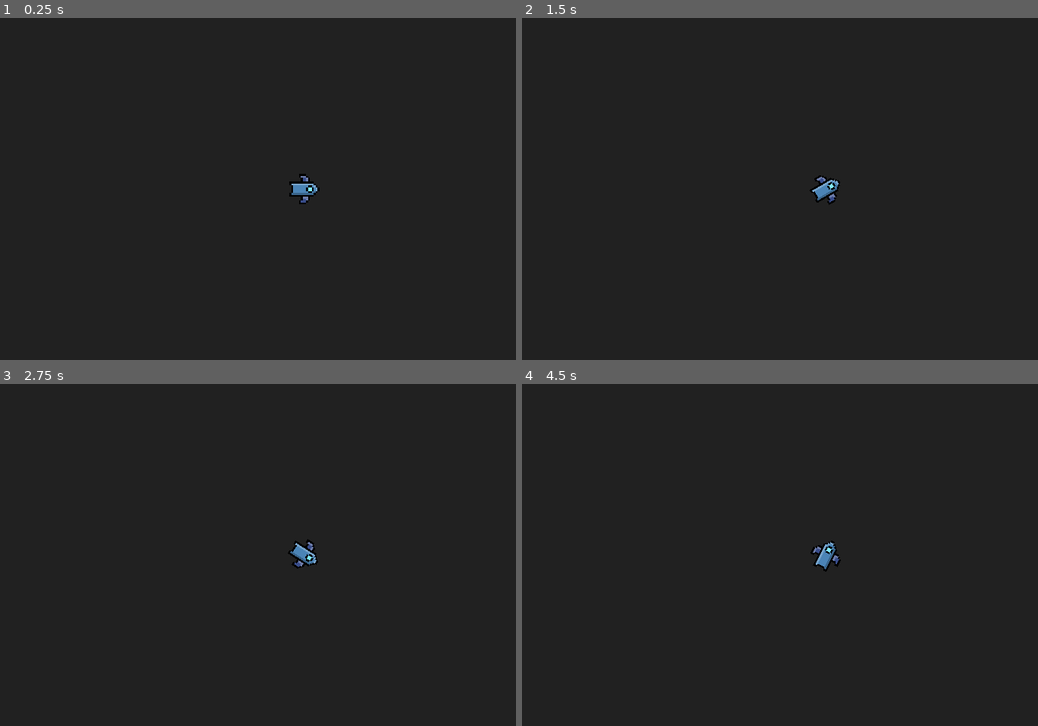
Above: before the commit, frames 1-4 (two rows, left to right).
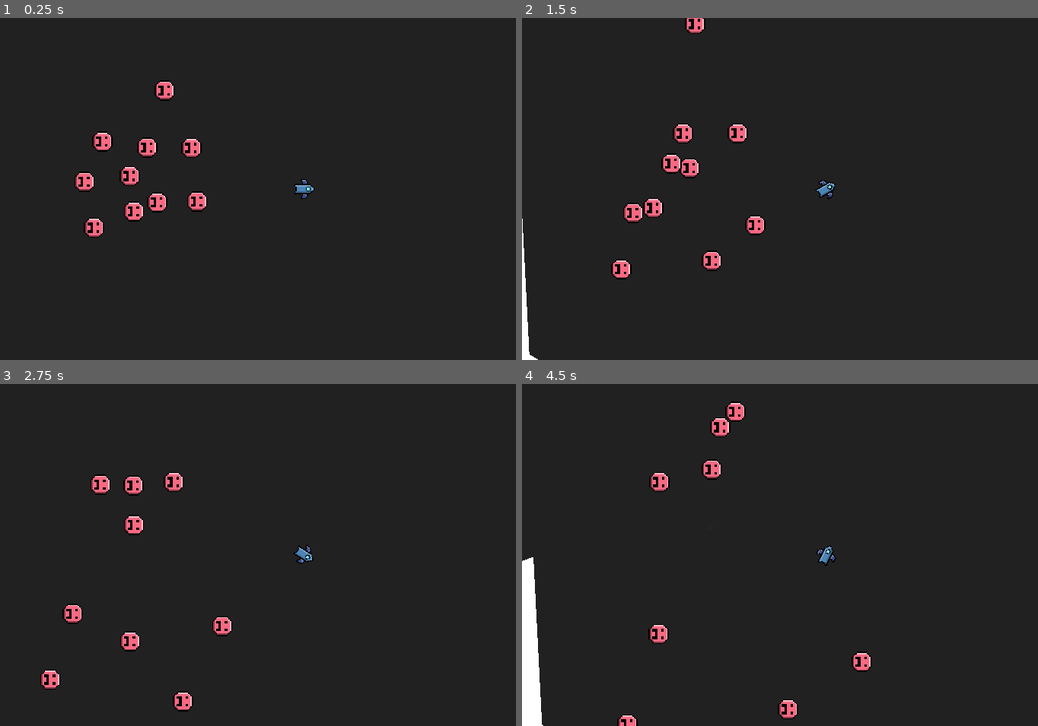
Above: after the commit, the same moments.

Repository: veprogames/top-down-incremental
Game: Godot game, scene res://level/level.tscn
Two runs of this game, one before a commit and one after it. Both use one fixed random seed, a clock stepped at 60 frames per second and the inputs below.
Inputs (mouse positions are in pixels of both pictures, inside the frame that each line leads up to):
- Up to frame 1 (0.25 s): no input
- Up to frame 2 (1.5 s): move the mouse to (857, 189) at 0.52 s; move the mouse to (795, 189) at 1.27 s
- Up to frame 3 (2.75 s): move the mouse to (319, 548) at 2.02 s
- Up to frame 4 (4.5 s): move the mouse to (821, 561) at 2.77 s; move the mouse to (872, 558) at 3.52 s; move the mouse to (780, 551) at 4.27 s

The runs differ from the first frame. In frame 1, 2.2% of the frame differs, in the area x 14-62%, y 18-65%; in frame 2, 2.5%; in frame 3, 2.0%; in frame 4, 3.3%, in the area x 0-68%, y 5-100%.

Commit message:
add test enemy, test arena

Diff:
--- a/bullet/bullet.tscn
+++ b/bullet/bullet.tscn
@@ -8,7 +8,7 @@
 
 [node name="Bullet" type="Area2D"]
 collision_layer = 2
-collision_mask = 0
+collision_mask = 8
 script = ExtResource("1_cnltb")
 
 [node name="Sprite" type="Sprite2D" parent="."]
--- /dev/null
+++ b/enemy/enemy.gd
@@ -0,0 +1,31 @@
+class_name Enemy
+extends CharacterBody2D
+
+@export var hp: float = 10
+var current_hp: float = hp
+
+@export var noise: FastNoiseLite
+
+var t: float = 0
+
+
+func _ready() -> void:
+	noise = noise.duplicate()
+	noise.seed = randi()
+
+
+func _physics_process(delta: float) -> void:
+	t += delta
+	velocity = Vector2(
+		noise.get_noise_1d(t),
+		noise.get_noise_1d(t + 1000)
+	) * 100
+	move_and_slide()
+
+
+func _on_hit_area_area_entered(area: Area2D) -> void:
+	if area is Bullet:
+		area.queue_free()
+		current_hp -= 1
+		if current_hp <= 0:
+			queue_free()
--- /dev/null
+++ b/enemy/enemy.tscn
@@ -0,0 +1,32 @@
+[gd_scene load_steps=5 format=3 uid="uid://bprric2282qeg"]
+
+[ext_resource type="Texture2D" uid="uid://fh1o0uq1jl33" path="res://enemy/enemy_red.png" id="1_4povp"]
+[ext_resource type="Script" path="res://enemy/enemy.gd" id="1_kqjdg"]
+
+[sub_resource type="FastNoiseLite" id="FastNoiseLite_h3mgd"]
+frequency = 0.0516
+
+[sub_resource type="CircleShape2D" id="CircleShape2D_du478"]
+radius = 7.0
+
+[node name="Enemy" type="CharacterBody2D"]
+collision_layer = 8
+collision_mask = 14
+motion_mode = 1
+script = ExtResource("1_kqjdg")
+noise = SubResource("FastNoiseLite_h3mgd")
+
+[node name="Sprite" type="Sprite2D" parent="."]
+texture = ExtResource("1_4povp")
+
+[node name="CollisionShape2D" type="CollisionShape2D" parent="."]
+shape = SubResource("CircleShape2D_du478")
+
+[node name="HitArea" type="Area2D" parent="."]
+collision_layer = 8
+collision_mask = 6
+
+[node name="CollisionShape2D2" type="CollisionShape2D" parent="HitArea"]
+shape = SubResource("CircleShape2D_du478")
+
+[connection signal="area_entered" from="HitArea" to="." method="_on_hit_area_area_entered"]
--- a/level/level.tscn
+++ b/level/level.tscn
@@ -1,6 +1,7 @@
-[gd_scene load_steps=2 format=3 uid="uid://blpfg0kc3wacb"]
+[gd_scene load_steps=3 format=3 uid="uid://blpfg0kc3wacb"]
 
 [ext_resource type="PackedScene" uid="uid://oyiycif2f18h" path="res://player/player.tscn" id="1_c1fdt"]
+[ext_resource type="PackedScene" uid="uid://bprric2282qeg" path="res://enemy/enemy.tscn" id="2_633h6"]
 
 [node name="Level" type="Node2D"]
 
@@ -21,7 +22,7 @@
 position = Vector2(634, 481)
 
 [node name="Camera2D" type="Camera2D" parent="Player"]
-zoom = Vector2(6, 6)
+zoom = Vector2(4, 4)
 process_callback = 0
 position_smoothing_speed = 16.0
 
@@ -34,3 +35,66 @@
 
 [node name="Polygon2D" type="Polygon2D" parent="StaticBody2D"]
 polygon = PackedVector2Array(1281, 258, 1139, 454, 1333, 596, 977, 880, 1367, 972, 1983, 864, 1965, 514, 1727, 600, 2007, 212, 1639, 254, 1143, -46, 923, 158)
+
+[node name="StaticBody2D2" type="StaticBody2D" parent="."]
+position = Vector2(-960, -704)
+collision_layer = 4
+collision_mask = 0
+
+[node name="CollisionPolygon2D" type="CollisionPolygon2D" parent="StaticBody2D2"]
+polygon = PackedVector2Array(1145, -41, 921, 159, 1280, 263, 1147, 449, 1332, 599, 983, 882, 1363, 974, 1986, 867, 1965, 520, 1727, 601, 2008, 213, 1642, 256)
+
+[node name="Polygon2D" type="Polygon2D" parent="StaticBody2D2"]
+polygon = PackedVector2Array(1281, 258, 1139, 454, 1333, 596, 977, 880, 1367, 972, 1983, 864, 1965, 514, 1727, 600, 2007, 212, 1639, 254, 1143, -46, 923, 158)
+
+[node name="StaticBody2D3" type="StaticBody2D" parent="."]
+position = Vector2(-1592, -34)
+collision_layer = 4
+collision_mask = 0
+
+[node name="CollisionPolygon2D" type="CollisionPolygon2D" parent="StaticBody2D3"]
+polygon = PackedVector2Array(1145, -41, 921, 159, 1280, 263, 1147, 449, 1332, 599, 983, 882, 1363, 974, 1986, 867, 1965, 520, 1727, 601, 2008, 213, 1642, 256)
+
+[node name="Polygon2D" type="Polygon2D" parent="StaticBody2D3"]
+polygon = PackedVector2Array(1281, 258, 1139, 454, 1333, 596, 977, 880, 1367, 972, 1983, 864, 1965, 514, 1727, 600, 2007, 212, 1639, 254, 1143, -46, 923, 158)
+
+[node name="StaticBody2D4" type="StaticBody2D" parent="."]
+position = Vector2(-850, 606)
+collision_layer = 4
+collision_mask = 0
+
+[node name="CollisionPolygon2D" type="CollisionPolygon2D" parent="StaticBody2D4"]
+polygon = PackedVector2Array(1145, -41, 921, 159, 1280, 263, 1147, 449, 1332, 599, 983, 882, 1363, 974, 1986, 867, 1965, 520, 1727, 601, 2008, 213, 1642, 256)
+
+[node name="Polygon2D" type="Polygon2D" parent="StaticBody2D4"]
+polygon = PackedVector2Array(1281, 258, 1139, 454, 1333, 596, 977, 880, 1367, 972, 1983, 864, 1965, 514, 1727, 600, 2007, 212, 1639, 254, 1143, -46, 923, 158)
+
+[node name="Enemy" parent="." instance=ExtResource("2_633h6")]
+position = Vector2(461, 470)
+
+[node name="Enemy2" parent="." instance=ExtResource("2_633h6")]
+position = Vector2(475, 434)
+
+[node name="Enemy3" parent="." instance=ExtResource("2_633h6")]
+position = Vector2(496, 470)
+
+[node name="Enemy4" parent="." instance=ExtResource("2_633h6")]
+position = Vector2(469, 505)
+
+[node name="Enemy5" parent="." instance=ExtResource("2_633h6")]
+position = Vector2(500, 506)
+
+[node name="Enemy6" parent="." instance=ExtResource("2_633h6")]
+position = Vector2(510, 449)
+
+[node name="Enemy7" parent="." instance=ExtResource("2_633h6")]
+position = Vector2(524, 413)
+
+[node name="Enemy8" parent="." instance=ExtResource("2_633h6")]
+position = Vector2(545, 449)
+
+[node name="Enemy9" parent="." instance=ExtResource("2_633h6")]
+position = Vector2(518, 484)
+
+[node name="Enemy10" parent="." instance=ExtResource("2_633h6")]
+position = Vector2(549, 485)
--- a/player/player.tscn
+++ b/player/player.tscn
@@ -3,8 +3,8 @@
 [ext_resource type="Script" path="res://player/player.gd" id="1_ei65g"]
 [ext_resource type="Texture2D" uid="uid://bioi1y47skrq7" path="res://player/player.png" id="1_gynj0"]
 
-[node name="Player" type="CharacterBody2D"]
-collision_mask = 4
+[node name="Player" type="CharacterBody2D" groups=["player"]]
+collision_mask = 12
 script = ExtResource("1_ei65g")
 
 [node name="Sprite2D" type="Sprite2D" parent="."]
--- a/project.godot
+++ b/project.godot
@@ -23,6 +23,10 @@
 window/stretch/mode="canvas_items"
 window/vsync/vsync_mode=0
 
+[global_group]
+
+player=""
+
 [layer_names]
 
 2d_physics/layer_1="Player"
Binary file added: enemy/enemy_red.png
Not shown, added: enemy/enemy_red.png.import
